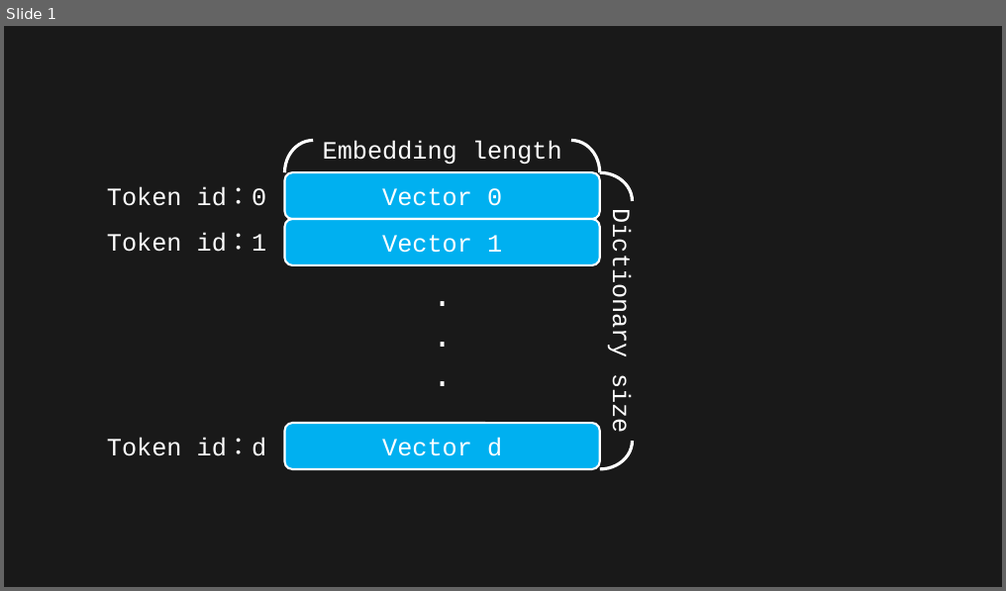
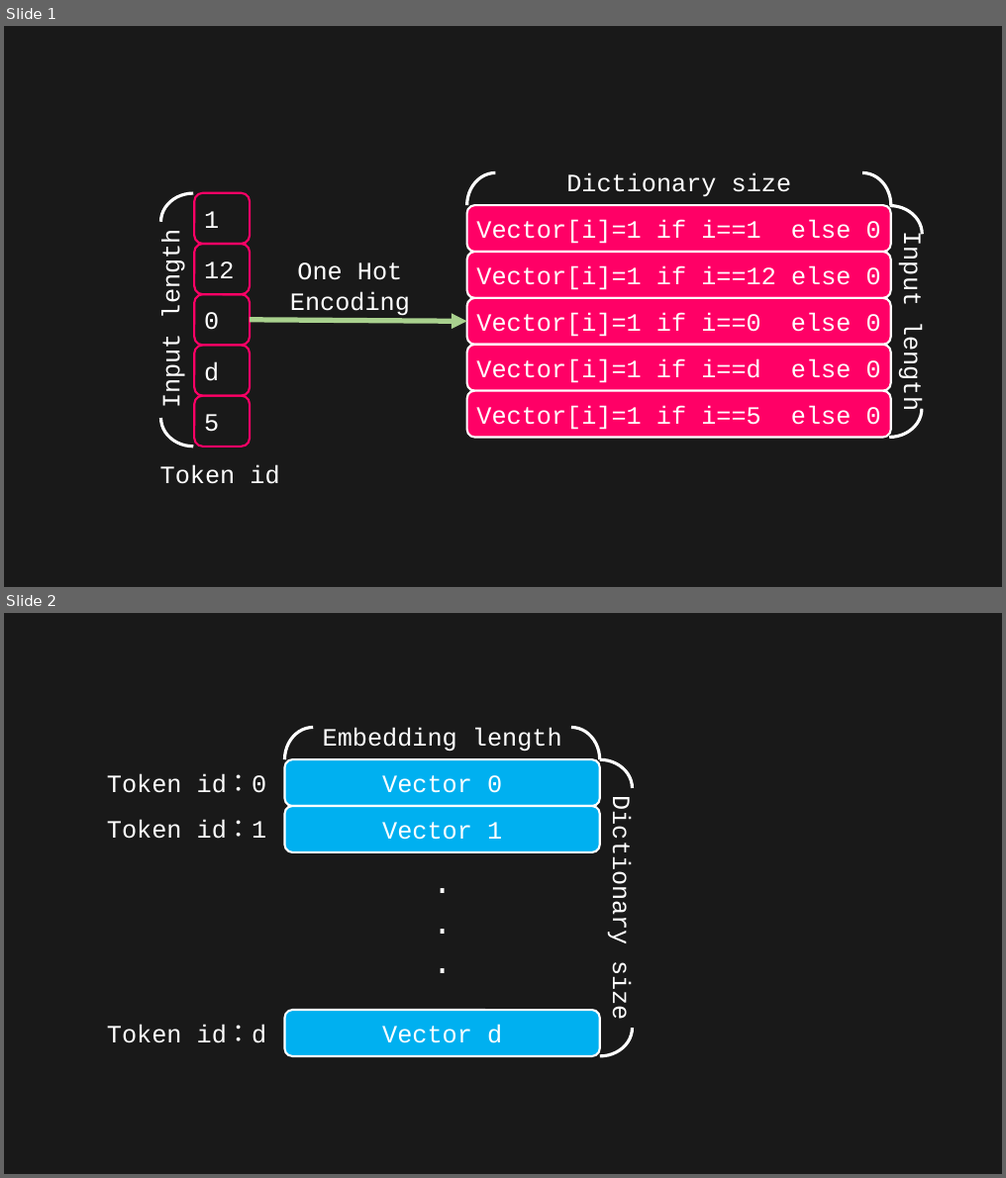
Before and after one commit to toonnyy8/PPT, a slide deck: Attention-is-all-you-need/image.pptx. Shown one above the other, each under a label of ours: slide 1 before the commit, slides 1 and 2 after it. The pictures are 1006x591 and 1006x1178 pixels, drawn with LibreOffice and Linux fonts; fonts in the diff are those of the drawing. Boxes give left, top, right and bottom in pixels: in the first picture for what was removed or moved away, otherwise in the second. Text is boxed around its words. In the diff, an @@ line names an element or a change of style, - is before the commit and + after.

```diff
--- a/Attention-is-all-you-need/image.pptx
+++ b/Attention-is-all-you-need/image.pptx
@@ slide 1 added at bbox=[4, 26, 1002, 587], background #191919 @@
@@ arc (boxed as its full ellipse) added at bbox=[467, 173, 525, 238], outline #FFFFFF 3 pt @@
@@ rounded rectangle added at bbox=[522, 160, 837, 205], 24 pt, text #FFFFFF @@
+Dictionary size
@@ arc (boxed as its full ellipse) added at bbox=[835, 173, 891, 238], outline #FFFFFF 3 pt @@
@@ rounded rectangle added at bbox=[147, 186, 193, 453], 24 pt, text #FFFFFF @@
+Input length
@@ arc (boxed as its full ellipse) added at bbox=[160, 193, 226, 250], outline #FFFFFF 3 pt @@
@@ rounded rectangle added at bbox=[194, 193, 250, 244], outline #FF0066 2 pt, 24 pt, text #FFFFFF @@
+1
@@ rounded rectangle added at bbox=[467, 205, 891, 252], fill #FF0066, outline #FFFFFF 2 pt, 24 pt, text #FFFFFF @@
+Vector[i]=1 if i==1 else 0
@@ arc (boxed as its full ellipse) added at bbox=[857, 206, 922, 263], outline #FFFFFF 3 pt @@
@@ rounded rectangle added at bbox=[891, 218, 938, 425], 24 pt, text #FFFFFF @@
+Input length
@@ rounded rectangle added at bbox=[194, 244, 250, 294], outline #FF0066 2 pt, 24 pt, text #FFFFFF @@
+12
@@ text added at bbox=[290, 263, 410, 318], 24 pt, text #FFFFFF @@
+One Hot Encoding
@@ rounded rectangle added at bbox=[467, 252, 891, 298], fill #FF0066, outline #FFFFFF 2 pt, 24 pt, text #FFFFFF @@
+Vector[i]=1 if i==12 else 0
@@ rounded rectangle added at bbox=[194, 294, 250, 346], outline #FF0066 2 pt, 24 pt, text #FFFFFF @@
+0
@@ arrow added from (250, 320) to (467, 322), #A9D18E 5 pt @@
@@ rounded rectangle added at bbox=[467, 298, 891, 345], fill #FF0066, outline #FFFFFF 2 pt, 24 pt, text #FFFFFF @@
+Vector[i]=1 if i==0 else 0
@@ rounded rectangle added at bbox=[194, 345, 250, 396], outline #FF0066 2 pt, 24 pt, text #FFFFFF @@
+d
@@ rounded rectangle added at bbox=[467, 345, 891, 391], fill #FF0066, outline #FFFFFF 2 pt, 24 pt, text #FFFFFF @@
+Vector[i]=1 if i==d else 0
@@ arc (boxed as its full ellipse) added at bbox=[857, 380, 922, 438], outline #FFFFFF 3 pt @@
@@ arc (boxed as its full ellipse) added at bbox=[160, 390, 226, 447], outline #FFFFFF 3 pt @@
@@ rounded rectangle added at bbox=[194, 396, 250, 447], outline #FF0066 2 pt, 24 pt, text #FFFFFF @@
+5
@@ rounded rectangle added at bbox=[467, 391, 891, 438], fill #FF0066, outline #FFFFFF 2 pt, 24 pt, text #FFFFFF @@
+Vector[i]=1 if i==5 else 0
@@ text added at bbox=[160, 466, 279, 484], 24 pt, text #FFFFFF @@
+Token id
@@ what was slide 1 is now slide 2 @@
```
Also in this commit, not shown: 1 slide changed, 5 other files.
